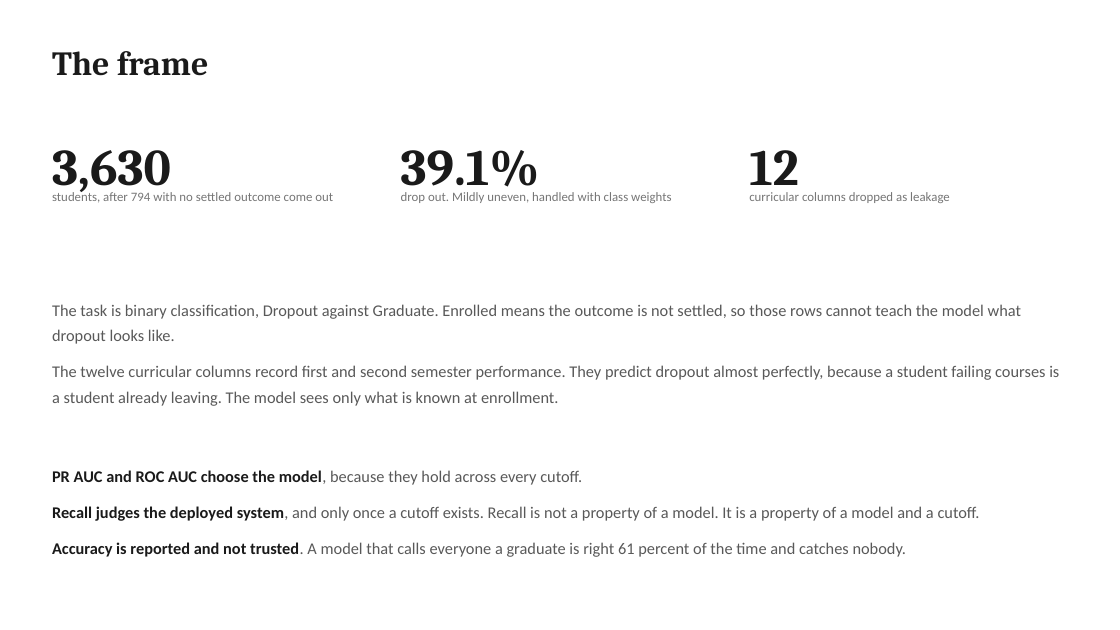
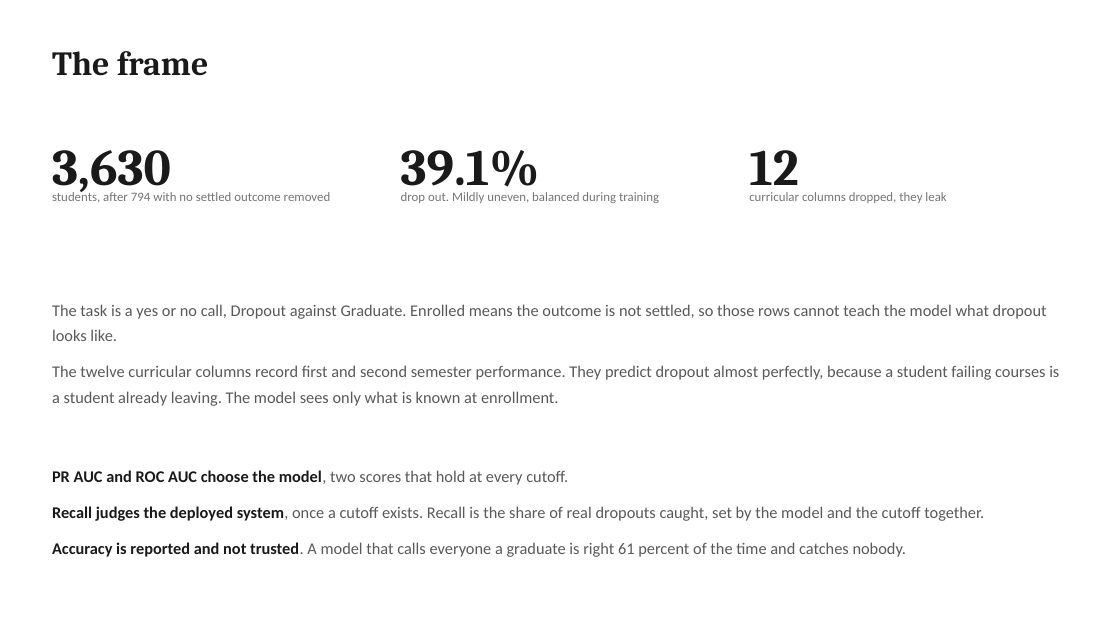
Before and after one commit to jeryldev/pgdaiml-capstone, a slide deck: slide 2 of presentations/technical.pptx. Drawn at 1120x630 pixels with LibreOffice and Linux fonts; fonts in the diff are those of the drawing. Boxes give left, top, right and bottom in pixels: in the first picture for what was removed or moved away, otherwise in the second. Text is boxed around its words. In the diff, an @@ line names an element or a change of style, - is before the commit and + after.

```diff
--- a/presentations/technical.pptx
+++ b/presentations/technical.pptx
@@ text at [52, 191, 331, 203]: text changed @@
-students, after 794 with no settled outcome come out
+students, after 794 with no settled outcome removed
@@ text at [401, 192, 659, 203]: text changed @@
-drop out. Mildly uneven, handled with class weights
+drop out. Mildly uneven, balanced during training
@@ text at [749, 192, 946, 203]: text changed @@
-curricular columns dropped as leakage
+curricular columns dropped, they leak
@@ text at [52, 304, 1047, 341]: text changed @@
-The task is binary classification, Dropout against Graduate. Enrolled means the outcome is not settled, so those rows cannot teach the model what dropout looks like.
+The task is a yes or no call, Dropout against Graduate. Enrolled means the outcome is not settled, so those rows cannot teach the model what dropout looks like.
@@ text at [52, 470, 984, 521]: text changed @@
-PR AUC and ROC AUC choose the model, because they hold across every cutoff.
-Recall judges the deployed system, and only once a cutoff exists. Recall is not a property of a model. It is a property of a model and a cutoff.
+PR AUC and ROC AUC choose the model, two scores that hold at every cutoff.
+Recall judges the deployed system, once a cutoff exists. Recall is the share of real dropouts caught, set by the model and the cutoff together.
```
Also in this commit, not shown: 10 other slides changed, 11 other files.
